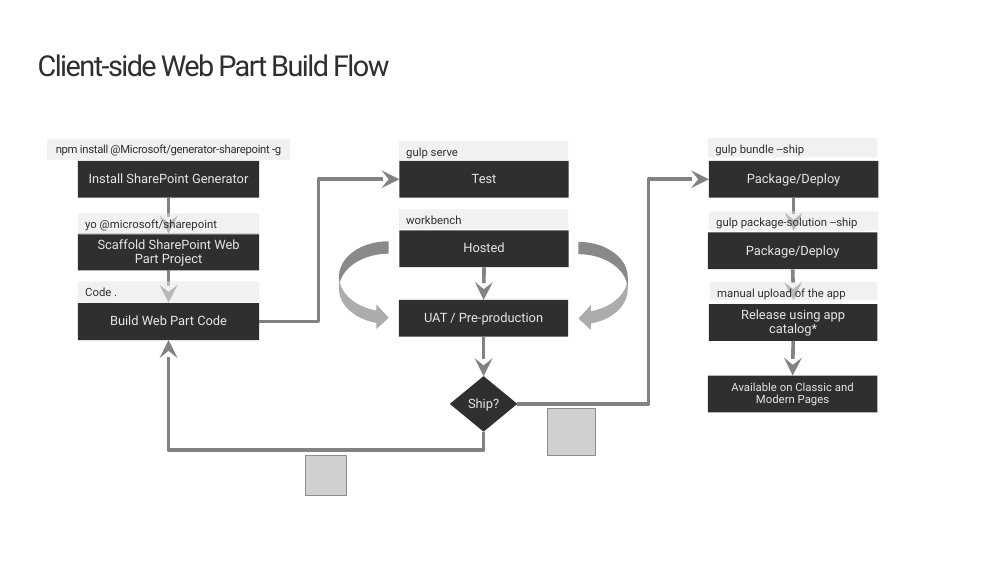
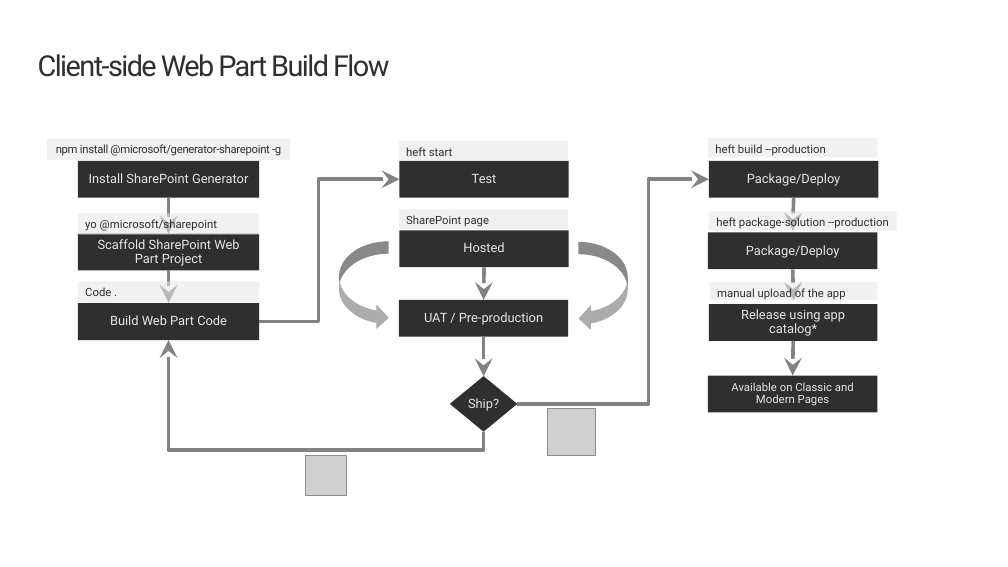
Before and after one commit to SharePoint/sp-dev-training-spfx-web-parts, a slide deck: slide 9 of 01-intro.pptx. Drawn at 1008x567 pixels with LibreOffice and Linux fonts; fonts in the diff are those of the drawing; grey boxes stand for pictures; background and template pictures are left out. Boxes give left, top, right and bottom in pixels: in the first picture for what was removed or moved away, otherwise in the second. Text is boxed around its words. In the diff, an @@ line names an element or a change of style, - is before the commit and + after.

```diff
--- a/01-intro.pptx
+++ b/01-intro.pptx
@@ text in rectangle at (x1=56, y1=144, x2=281, y2=156): text changed @@
-npm install @Microsoft/generator-sharepoint -g
+npm install @microsoft/generator-sharepoint -g
@@ text in rectangle at (x1=406, y1=147, x2=453, y2=156): text changed @@
-gulp serve
+heft start
@@ text in rectangle at (x1=715, y1=144, x2=826, y2=156): text changed @@
-gulp bundle --ship
+heft build --production
@@ text in rectangle at (x1=406, y1=215, x2=489, y2=227): text changed @@
-workbench
+SharePoint page
@@ rectangle "heft package-solution --production" resized from (x1=709, y1=211, x2=879, y2=231) to (x1=709, y1=211, x2=897, y2=231) @@
@@ text in rectangle at (x1=716, y1=215, x2=889, y2=229): text changed @@
-gulp package-solution --ship
+heft package-solution --production
```
Also in this commit, not shown: 7 other slides changed, 59 other files.
